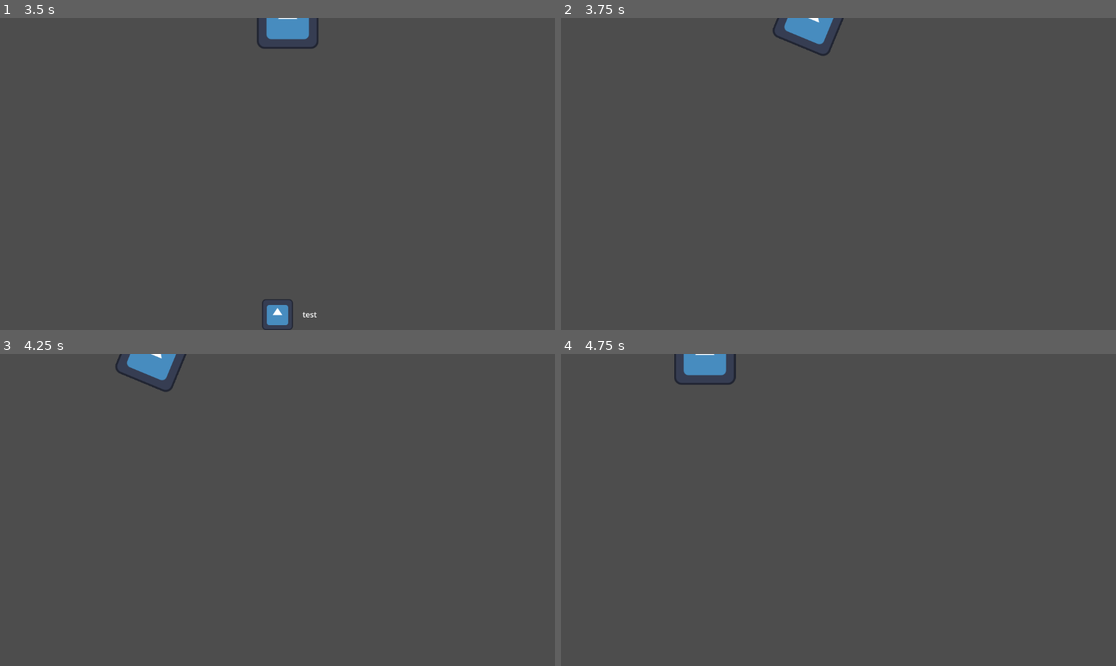
Above: before the commit, frames 1-4 (two rows, left to right).
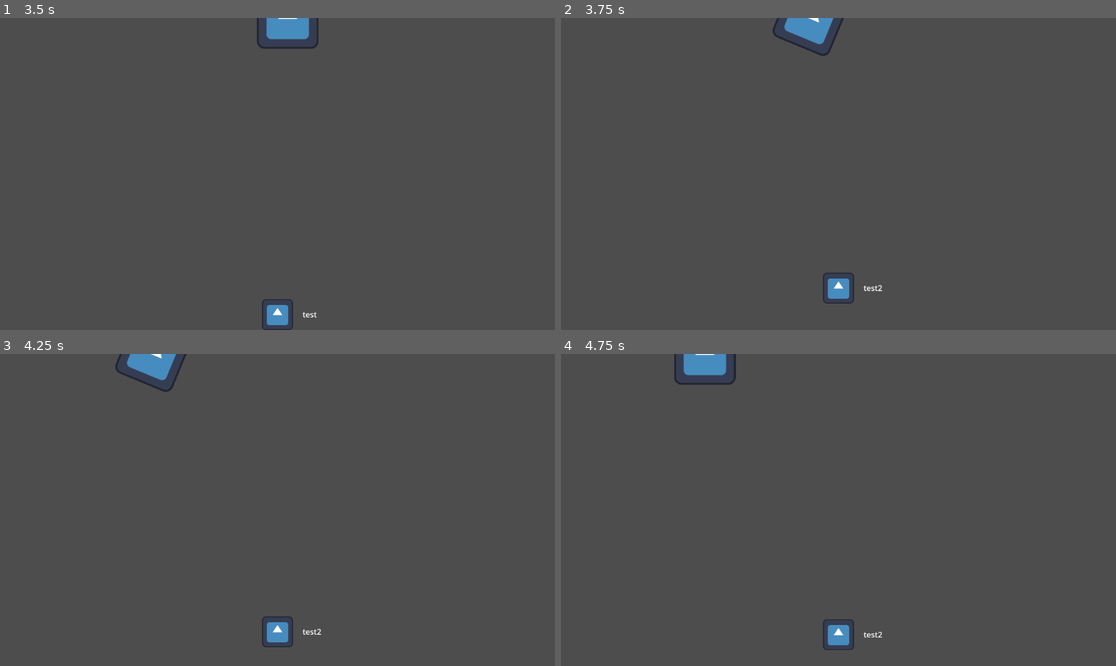
Above: after the commit, the same moments.

Repository: Tunagoksal/TeduJam26
Game: Godot game, scene res://scenes/character.tscn
Same seed, same stepped clock (60 frames per second), same inputs: the game is played once before the commit and once after it. This scene is started directly instead of the project's main scene. The engine's default icon, where the game draws it, is replaced by a stand-in: a white triangle on a blue panel in a dark square.
Inputs (mouse positions are in pixels of both pictures, inside the frame that each line leads up to):
- Up to frame 1 (3.5 s): tap Enter at 0.5 s; move the mouse to (399, 158) at 0.52 s; hold Right (right) 0.53-1.25 s; tap Shift (roll) at 0.6, 2.3 s; click (399, 158) at 0.67 s; drag from (166, 189) to (249, 236) at 1.27 s; move the mouse to (333, 105) at 2.02 s; hold Right (right) 2.03-2.75 s; tap 1 at 2.1 s; drag from (249, 236) to (111, 127) at 2.77 s
- Up to frame 2 (3.75 s): move the mouse to (1005, 220) at 3.52 s; hold Left (left) from 3.53 s (still down); tap Shift (roll) at 3.6 s
- Up to frame 3 (4.25 s): keep holding Left (left)
- Up to frame 4 (4.75 s): release Left (left) at 4.25 s; drag from (672, 463) to (755, 432) at 4.27 s

Frame 1 is identical in both runs. In frame 2, 0.4% of the frame differs, in the area x 47-58%, y 81-92%; in frame 3, 0.4%; in frame 4, 0.4%.

Commit message:
multi achivement

Diff:
--- /dev/null
+++ b/resources/test2.tres
@@ -0,0 +1,10 @@
+[gd_resource type="Resource" script_class="AchievementData" format=3 uid="uid://d0ranbkopuhw4"]
+
+[ext_resource type="Script" uid="uid://8k0biy7tnl45" path="res://scripts/achievement_data.gd" id="1_kgjw7"]
+[ext_resource type="Texture2D" uid="uid://efvme1qdhdxi" path="res://assets/icon.svg" id="1_ma7t6"]
+
+[resource]
+script = ExtResource("1_kgjw7")
+title = "test2"
+icon = ExtResource("1_ma7t6")
+metadata/_custom_type_script = "uid://8k0biy7tnl45"
--- a/scenes/achievement_manager.tscn
+++ b/scenes/achievement_manager.tscn
@@ -3,7 +3,8 @@
 [ext_resource type="Script" uid="uid://dg5w44qqvou1p" path="res://scripts/achievement_manager.gd" id="1_fihl3"]
 [ext_resource type="Script" uid="uid://8k0biy7tnl45" path="res://scripts/achievement_data.gd" id="2_8m4y4"]
 [ext_resource type="Resource" uid="uid://c21xjn761qglr" path="res://resources/splashed.tres" id="3_6gf5i"]
+[ext_resource type="Resource" uid="uid://d0ranbkopuhw4" path="res://resources/test2.tres" id="3_8m4y4"]
 
 [node name="AchievementManager" type="Node2D" unique_id=483014714]
 script = ExtResource("1_fihl3")
-achievement_list = Array[ExtResource("2_8m4y4")]([ExtResource("3_6gf5i")])
+achievement_list = Array[ExtResource("2_8m4y4")]([ExtResource("3_8m4y4"), ExtResource("3_6gf5i")])
--- a/scripts/achievement_ui.gd
+++ b/scripts/achievement_ui.gd
@@ -7,6 +7,9 @@
 var y_thing
 var x_thing
 var y_appear
+
+var popup_queue: Array[AchievementData] = []
+var is_showing: bool = false
 
 func _ready() -> void:
 	AchievementManager.achivement_unlocked.connect(_on_achievement_unlocked)
@@ -20,6 +23,22 @@
 	panel.global_position = Vector2(x_thing,y_thing)
 
 func _on_achievement_unlocked(ach:AchievementData):
+
+	popup_queue.append(ach)
+
+	if not is_showing:
+		_show_next()
+
+func _show_next():
+
+	if popup_queue.is_empty():
+		is_showing = false
+		return
+
+	is_showing = true
+
+	var ach = popup_queue.pop_front()
+
 	var tween  = create_tween()
 
 	title_label.text = ach.title
@@ -39,3 +58,5 @@
 	tween.set_trans(Tween.TRANS_BACK)
 	tween.set_ease(Tween.EASE_IN)
 	tween.tween_property(panel, "global_position:y", y_thing, 0.5)
+
+	tween.finished.connect(_show_next)
--- a/scripts/character.gd
+++ b/scripts/character.gd
@@ -51,6 +51,7 @@
 func handle_roll():
 	if Input.is_action_just_pressed("roll"):
 		AchievementManager.unlock_achivement("test")
+		AchievementManager.unlock_achivement("test2")
 		velocity = facing_direction * roll_force
 		_can_roll = false
 		timer.start()
